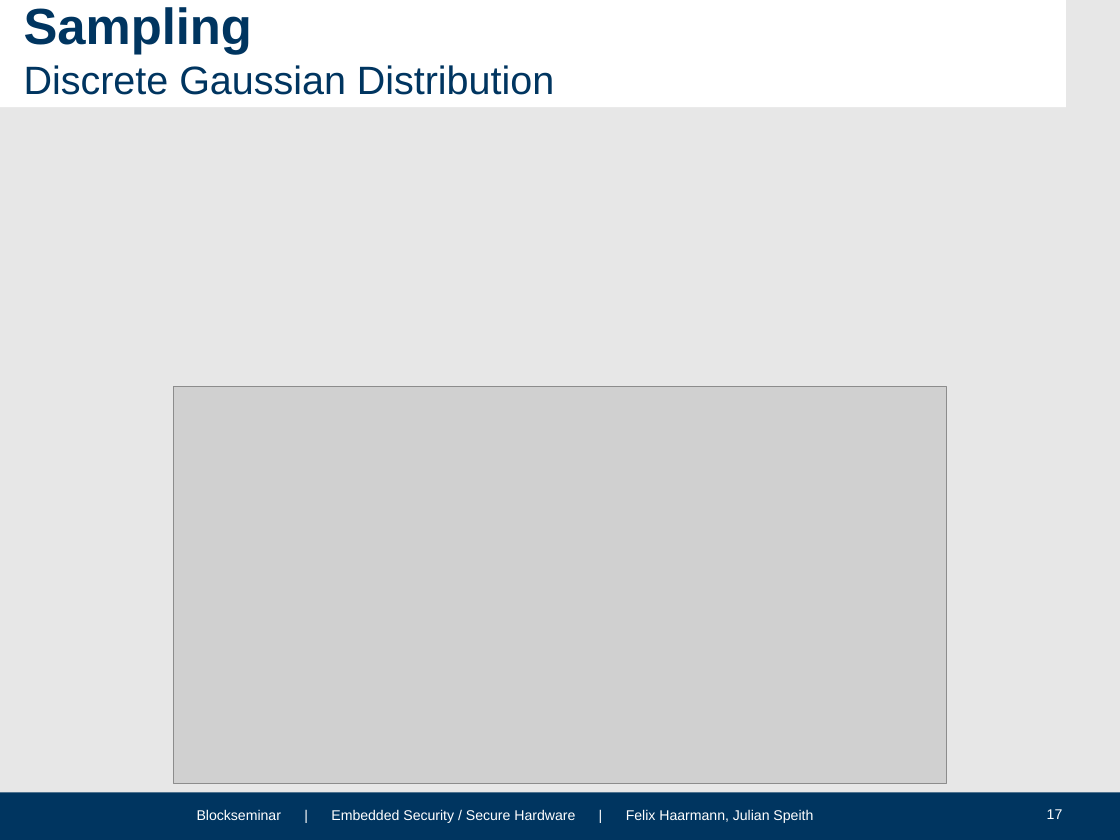
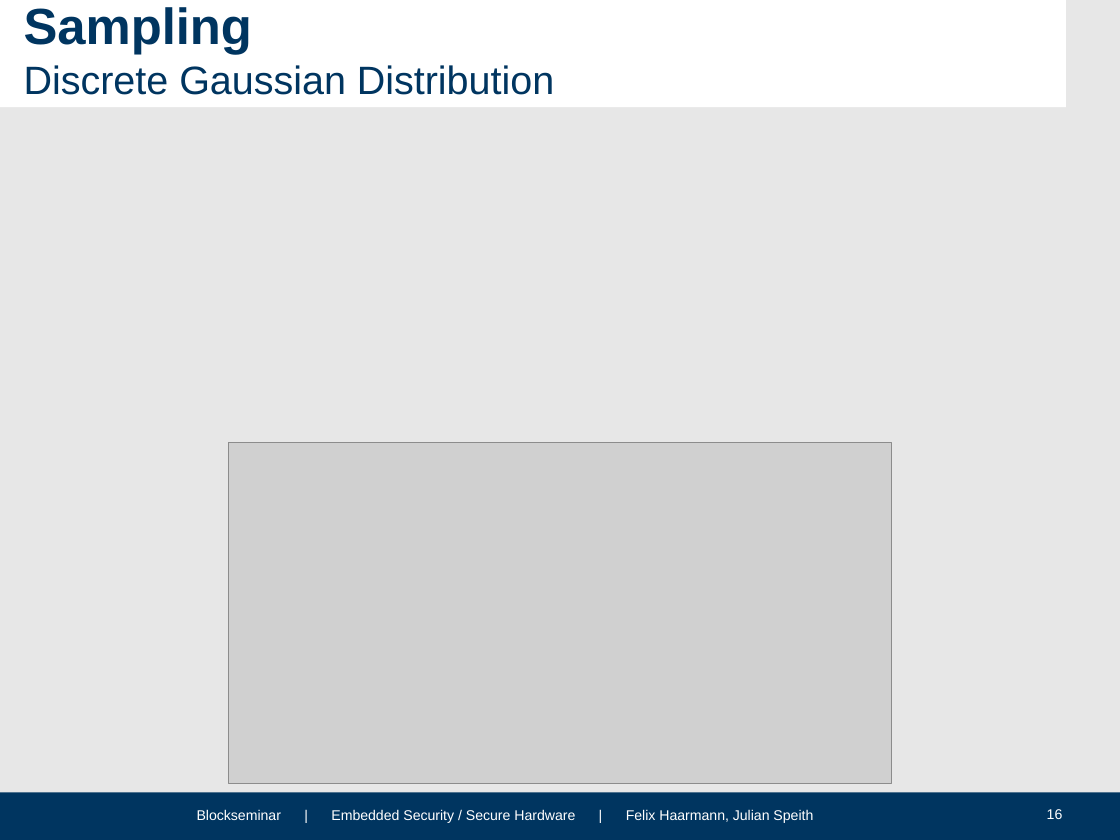
Before and after one commit to HFelixA/emsecseminar, a slide deck: slide 16 of presentation/Julian.pptx (slide 17 before the commit). Drawn at 1120x840 pixels with LibreOffice and Linux fonts; fonts in the diff are those of the drawing; grey boxes stand for pictures; background and template pictures are left out. Boxes give left, top, right and bottom in pixels: in the first picture for what was removed or moved away, otherwise in the second. Text is boxed around its words. In the diff, an @@ line names an element or a change of style, - is before the commit and + after.

```diff
--- a/presentation/Julian.pptx
+++ b/presentation/Julian.pptx
@@ picture: place and size @@
-picture at box(174, 386, 947, 784)
+picture at box(229, 443, 892, 784)
@@ page number at box(1047, 809, 1063, 819): text changed @@
-17
+16
```
Also in this commit, not shown: 4 other slides changed, 1 slide removed, 1 other file.
